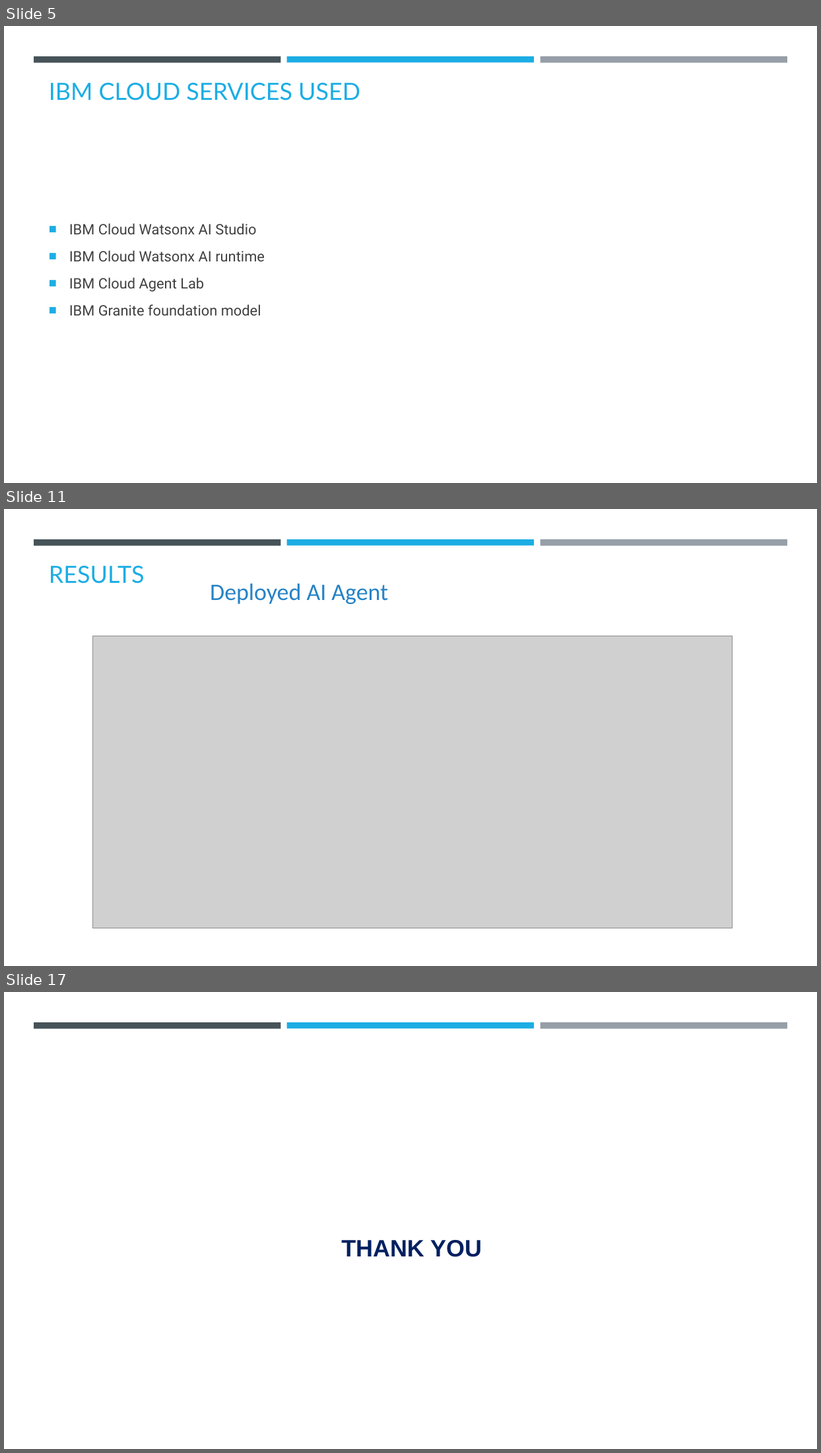
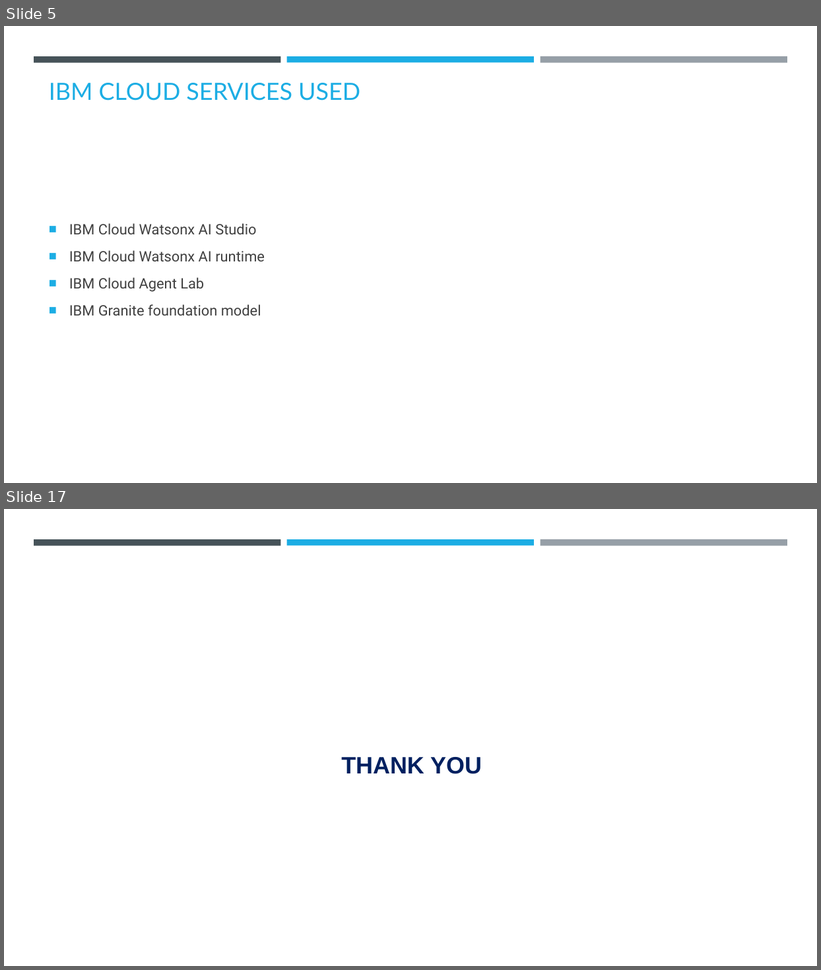
Before and after one commit to Shreyayadav111/ECO_AGENT, a slide deck: ECO_LIFESTYLE(SHREYA YADAV).pptx. Shown one above the other, each under a label of ours: slides 5, 11 and 17 before the commit, slides 5 and 17 after it; the slides between them are not shown. The pictures are 821x1453 and 821x970 pixels, drawn with LibreOffice and Linux fonts; fonts in the diff are those of the drawing; grey boxes stand for pictures; background and template pictures are left out. Boxes give left, top, right and bottom in pixels: in the first picture for what was removed or moved away, otherwise in the second. Text is boxed around its words. In the diff, an @@ line names an element or a change of style, - is before the commit and + after.

```diff
--- a/ECO_LIFESTYLE(SHREYA YADAV).pptx
+++ b/ECO_LIFESTYLE(SHREYA YADAV).pptx
@@ slide 11 removed at (4, 509, 817, 966), background #FFFFFF; not listed: 3 template elements that a slide beside it also shows @@
@@ title removed at (49, 566, 145, 584) @@
-RESULTS
@@ text removed at (210, 584, 388, 604) @@
-Deployed AI Agent
@@ picture removed at (93, 636, 733, 928) @@
```
Also in this commit, not shown: 9 slides changed, 5 slides added, 4 other slides removed, 1 other file.
